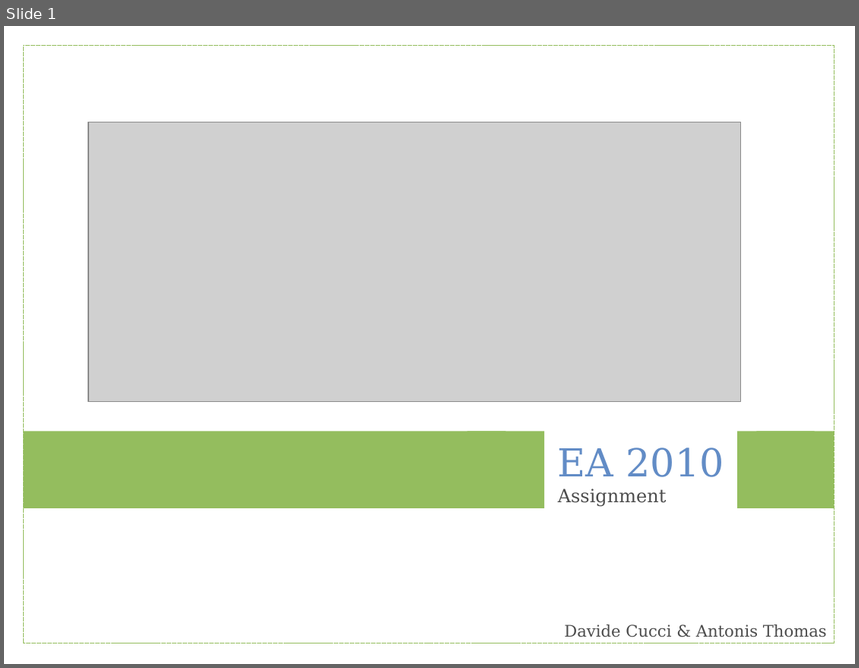
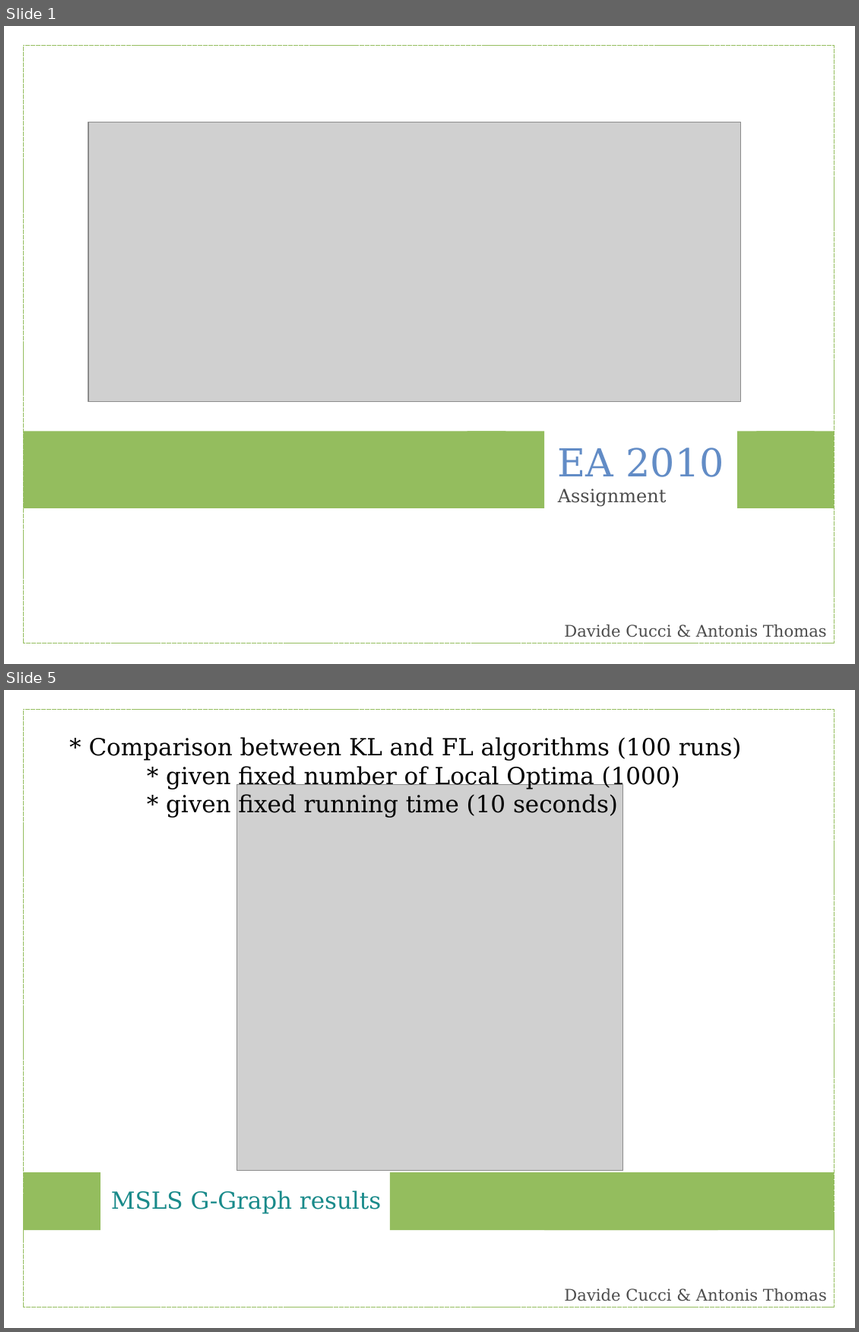
Before and after one commit to ufukhurriyetoglu/extreme-horsepower, a slide deck: EA2010/Report/eapres.odp. Shown one above the other, each under a label of ours: slide 1 before the commit, slides 1 and 5 after it; the slides between them are not shown. The pictures are 859x668 and 859x1332 pixels, drawn with LibreOffice and Linux fonts; fonts in the diff are those of the drawing; grey boxes stand for pictures. Boxes give left, top, right and bottom in pixels: in the first picture for what was removed or moved away, otherwise in the second. Text is boxed around its words. In the diff, an @@ line names an element or a change of style, - is before the commit and + after.

```diff
--- a/EA2010/Report/eapres.odp
+++ b/EA2010/Report/eapres.odp
@@ slide 5 added at box(4, 690, 855, 1328), background #FFFFFF @@
@@ rectangle added at box(23, 709, 835, 1308), outline #94BD5E 0 pt @@
@@ text added at box(89, 737, 742, 818), 22 pt, text #000000 @@
+* Comparison between KL and FL algorithms (100 runs)
+* given fixed number of Local Optima (1000)
+* given fixed running time (10 seconds)
@@ picture added at box(237, 784, 623, 1170) @@
@@ rectangle added at box(23, 1173, 101, 1230), fill #94BD5E @@
@@ text added at box(111, 1191, 381, 1214), 22 pt, text #198A8A @@
+MSLS G-Graph results
@@ rectangle added at box(390, 1173, 718, 1230), fill #94BD5E @@
@@ rectangle added at box(544, 1173, 835, 1230), fill #94BD5E @@
@@ text added at box(564, 1289, 827, 1302), 15 pt, text #4C4C4C @@
+Davide Cucci & Antonis Thomas
```
Also in this commit, not shown: 1 slide changed, 19 other slides added, 15 slides removed.
